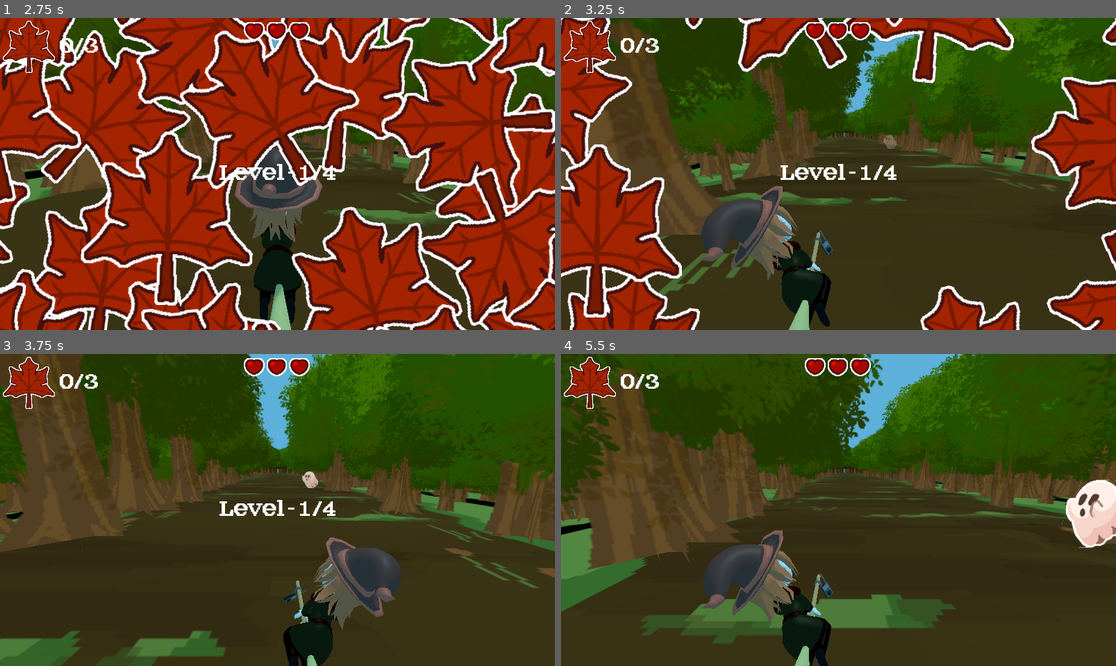
Above: before the commit, frames 1-4 (two rows, left to right).
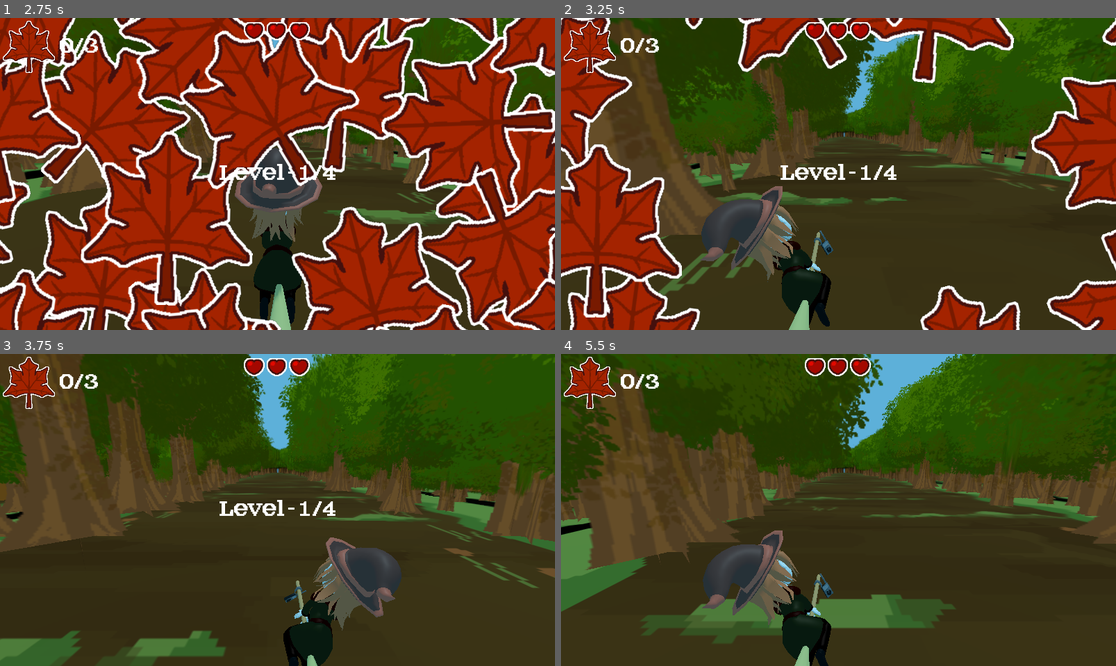
Above: after the commit, the same moments.

Repository: wewewer123/Cozy-Chaos-Fall-2025
Game: Godot game, scene res://scenes/game/GameHolder.tscn
Same seed, same stepped clock (60 frames per second), same inputs: the game is played once before the commit and once after it.
Inputs (mouse positions are in pixels of both pictures, inside the frame that each line leads up to):
- Up to frame 1 (2.75 s): tap Enter at 0.5 s; move the mouse to (399, 158) at 0.52 s; hold D (right) 0.53-1.25 s; tap T at 0.6 s; click (399, 158) at 0.67 s; click "start" at 1.25 s; click "start" at 2 s
- Up to frame 2 (3.25 s): move the mouse to (727, 189) at 2.77 s; hold A (left) from 2.78 s (still down); tap Y at 2.85 s
- Up to frame 3 (3.75 s): move the mouse to (333, 441) at 3.52 s; release A (left) at 3.53 s; hold D (right) from 3.53 s (still down); tap Tab at 3.6 s
- Up to frame 4 (5.5 s): move the mouse to (810, 572) at 4.27 s; tap T at 4.35 s; click (810, 572) at 4.42 s; move the mouse to (1005, 556) at 5.02 s; release D (right) at 5.03 s; hold A (left) from 5.03 s (still down); tap Y at 5.1 s

Frame 1 is identical in both runs. In frame 2, less than 0.1% of the frame differs, in the area x 58-61%, y 37-42%; in frame 3, 0.1%; in frame 4, 1.5%, in the area x 90-100%, y 40-63%.

Commit message:
Adding Leaf Tutorial And Ground Work For Rest

Diff:
--- a/scenes/game/GameManager.tscn
+++ b/scenes/game/GameManager.tscn
@@ -13,6 +13,7 @@
 [ext_resource type="PackedScene" uid="uid://dry5v5b61sduq" path="res://scenes/world/Levels/Level4.tscn" id="10_qowum"]
 [ext_resource type="PackedScene" uid="uid://bs1cs7i43kjyp" path="res://scenes/ui/transition_leaf.tscn" id="11_0rt5h"]
 [ext_resource type="PackedScene" uid="uid://yl18bhn288tf" path="res://scenes/ui/win_scene.tscn" id="12_o1ahd"]
+[ext_resource type="PackedScene" uid="uid://cjqqr86ajhh1y" path="res://tutorial.tscn" id="13_mydsw"]
 [ext_resource type="PackedScene" uid="uid://cikhnrmajljah" path="res://scenes/world/BackgroundMusic.tscn" id="14_gvcca"]
 
 [node name="GameManager" type="Node" node_paths=PackedStringArray("transition", "radio_audio_source")]
@@ -30,6 +31,7 @@
 levelScene3 = ExtResource("9_qxkjd")
 levelScene4 = ExtResource("10_qowum")
 winScene = ExtResource("12_o1ahd")
+tutorial = ExtResource("13_mydsw")
 
 [node name="CanvasLayer" parent="." instance=ExtResource("11_0rt5h")]
 
--- a/scenes/player/player.tscn
+++ b/scenes/player/player.tscn
@@ -1,10 +1,9 @@
-[gd_scene load_steps=7 format=3 uid="uid://jkp5gvu52u1o"]
+[gd_scene load_steps=6 format=3 uid="uid://jkp5gvu52u1o"]
 
 [ext_resource type="Script" uid="uid://ccvgk5a0aacet" path="res://scripts/player/player.gd" id="1_3vyb7"]
 [ext_resource type="PackedScene" uid="uid://bgkpidnm3mt6j" path="res://scenes/player/witch.tscn" id="2_g2els"]
 [ext_resource type="Script" uid="uid://bpi4tgmt1d56b" path="res://scripts/player/proceduralAnimation.gd" id="3_qhqgy"]
 [ext_resource type="PackedScene" uid="uid://f8842u8jr5o6" path="res://scenes/player/witch_audio_manager.tscn" id="4_dqkch"]
-[ext_resource type="PackedScene" uid="uid://d31bx1rfffxnc" path="res://scenes/player/witch_voice_line_manager.tscn" id="6_tuyoq"]
 
 [sub_resource type="CapsuleShape3D" id="CapsuleShape3D_sh265"]
 
@@ -28,5 +27,3 @@
 
 [node name="Camera3D" type="Camera3D" parent="."]
 transform = Transform3D(1, 0, 0, 0, 0.9800666, 0.19866937, 0, -0.19866937, 0.9800666, 0, 0.7070003, 1.3999999)
-
-[node name="WitchVoiceLineManager" parent="." instance=ExtResource("6_tuyoq")]
--- a/scripts/game/game_manager.gd
+++ b/scripts/game/game_manager.gd
@@ -23,6 +23,9 @@
 @export var levelScene4:PackedScene
 @export var winScene:PackedScene
 
+@export var tutorial:PackedScene
+
+
 # scene related code
 var active_scene = null
 var _scene_container:Node = null
@@ -35,7 +38,6 @@
 func _playStream(nextStream: AudioStream) -> void:
 	if(Globals.debug_skip_radio):
 		await get_tree().process_frame
-		curr_lane_spawner.start_spawning()
 		return
 
 	radio_audio_source.stream = nextStream
@@ -77,37 +79,42 @@
 		game_states.LEVEL1:
 			_set_level()
 			_playStream(radioLevel1)
-			await wait_until_radio_finished()
+			await wait_audio_source_finished(radio_audio_source)
+			await get_tree().process_frame
 			await play_tutorial()
 			curr_lane_spawner.start_spawning()
 		game_states.LEVEL2:
 			_set_level2()
 			_playStream(radioLevel2)
-			await wait_until_radio_finished()
+			await wait_audio_source_finished(radio_audio_source)
 			curr_lane_spawner.start_spawning()
 		game_states.LEVEL3:
 			_set_level3()
 			_playStream(radioLevel3)
-			await wait_until_radio_finished()
+			await wait_audio_source_finished(radio_audio_source)
 			curr_lane_spawner.start_spawning()
 		game_states.LEVEL4:
 			_set_level4()
 			_playStream(radioLevel4)
-			await wait_until_radio_finished()
+			await wait_audio_source_finished(radio_audio_source)
 			curr_lane_spawner.start_spawning()
 		game_states.WIN:
 			_set_win()
 			_playStream(radioEnd)
-			await wait_until_radio_finished()
-			curr_lane_spawner.start_spawning()
+			await wait_audio_source_finished(radio_audio_source)
 
-func wait_until_radio_finished() -> void:
-	while radio_audio_source.playing:
+func play_tutorial():
+	var tutorialObject = tutorial.instantiate()
+	add_child(tutorialObject)
+	await tutorialObject.start_and_wait(radio_audio_source,curr_lane_spawner,player)
+
+func wait_audio_source_finished(audio_source:AudioStreamPlayer2D) -> void:
+	while audio_source.playing:
 		await get_tree().process_frame
 
-func play_tutorial() -> void:
-	pass
-
+func _play_voiceline(audio_stream:AudioStream) -> void:
+	radio_audio_source.stream = audio_stream
+	radio_audio_source.play()
 
 func _set_menu() -> void:
 	var res:PackedScene = mainMenuScene
--- a/scripts/game/globals.gd
+++ b/scripts/game/globals.gd
@@ -14,7 +14,7 @@
 
 var object_spawn_distance:float = 60
 
-var debug_skip_radio = false
+var debug_skip_radio = true
 
 # Current spawning timer speeds
 #     Lv1: 1.0
--- /dev/null
+++ b/tutorial.gd
@@ -0,0 +1,58 @@
+extends Node
+class_name Tutorial
+
+@export var tutorial_audio:TutorialAudioContainer
+
+var _spawner:Spawner
+var _audio_player:AudioStreamPlayer2D
+var _player:PlayerObject
+
+func start_and_wait(audio_player:AudioStreamPlayer2D, spawner:Spawner, player:PlayerObject) -> void:
+	_audio_player = audio_player
+	_spawner = spawner
+	_player = player
+
+	await play_tutorial()
+
+func _play_voiceline(audio_stream:AudioStream) -> void:
+	_audio_player.stream = audio_stream
+	_audio_player.play()
+
+func wait_audio_source_finished(audio_source:AudioStreamPlayer2D) -> void:
+	while audio_source.playing:
+		await get_tree().process_frame
+
+func _wait_for_witch_voice_line():
+	await wait_audio_source_finished(_audio_player)
+
+func play_tutorial() -> void:
+	_play_voiceline(tutorial_audio.Lvl1_Witch_01) #where are you
+	await _wait_for_witch_voice_line()
+
+	await _wait_for_leaf_tutorial()
+	#await get_tree().create_timer(3).timeout
+	#await _wait_for_witch_voice_line()
+	#await get_tree().create_timer(5).timeout
+	#_play_voiceline(tutorial_audio.Lvl1_Witch_04)
+	#await _wait_for_witch_voice_line()
+	#_play_voiceline(tutorial_audio.Lvl1_Witch_06)
+	#await _wait_for_witch_voice_line()
+	#_play_voiceline(tutorial_audio.Lvl1_Witch_07)
+	#await _wait_for_witch_voice_line()
+	#_play_voiceline(tutorial_audio.Lvl1_Witch_08)
+	#await _wait_for_witch_voice_line()
+	#_play_voiceline(tutorial_audio.Lvl1_Witch_09)
+	#await _wait_for_witch_voice_line()
+	#_play_voiceline(tutorial_audio.Lvl1_Witch_10)
+	#await _wait_for_witch_voice_line()
+
+func _wait_for_leaf_tutorial():
+	await get_tree().create_timer(1).timeout
+	_play_voiceline(tutorial_audio.Lvl1_Witch_02) #what is this
+	await _wait_for_witch_voice_line()
+	_play_voiceline(tutorial_audio.Lvl1_Witch_03)
+	await get_tree().create_timer(3).timeout
+
+	while _player.leaf < 1:
+		_spawner.spawn_leaf()
+		await get_tree().create_timer(4).timeout
--- /dev/null
+++ b/tutorial.tscn
@@ -0,0 +1,8 @@
+[gd_scene load_steps=3 format=3 uid="uid://cjqqr86ajhh1y"]
+
+[ext_resource type="Script" uid="uid://bb8dm3q1cd3ic" path="res://tutorial.gd" id="1_7n6eb"]
+[ext_resource type="Resource" uid="uid://b66ua3ss6oli1" path="res://tutorial_voice_lines.tres" id="2_yb1ct"]
+
+[node name="Tutorial" type="Node"]
+script = ExtResource("1_7n6eb")
+tutorial_audio = ExtResource("2_yb1ct")
--- /dev/null
+++ b/tutorial_voice_lines.gd
@@ -0,0 +1,12 @@
+extends Resource
+class_name TutorialAudioContainer
+
+@export var Lvl1_Witch_01:AudioStream
+@export var Lvl1_Witch_02:AudioStream
+@export var Lvl1_Witch_03:AudioStream
+@export var Lvl1_Witch_04:AudioStream
+@export var Lvl1_Witch_06:AudioStream
+@export var Lvl1_Witch_07:AudioStream
+@export var Lvl1_Witch_08:AudioStream
+@export var Lvl1_Witch_09:AudioStream
+@export var Lvl1_Witch_10:AudioStream
--- /dev/null
+++ b/tutorial_voice_lines.tres
@@ -0,0 +1,24 @@
+[gd_resource type="Resource" load_steps=11 format=3 uid="uid://b66ua3ss6oli1"]
+
+[ext_resource type="AudioStream" uid="uid://2jmq70tauwo" path="res://assets/audio/Voicelines/witch/Lvl1-Witch-01.wav" id="1_y7for"]
+[ext_resource type="AudioStream" uid="uid://b63ugs78pg74j" path="res://assets/audio/Voicelines/witch/Lvl1-Witch-02.wav" id="2_tfjxb"]
+[ext_resource type="AudioStream" uid="uid://d18x25hb056t1" path="res://assets/audio/Voicelines/witch/Lvl1-Witch-03.wav" id="3_s76sh"]
+[ext_resource type="AudioStream" uid="uid://c1envlwfcc0y5" path="res://assets/audio/Voicelines/witch/Lvl1-Witch-04.wav" id="4_0on4g"]
+[ext_resource type="AudioStream" uid="uid://bo7op0a2cmc6h" path="res://assets/audio/Voicelines/witch/Lvl1-Witch-06.wav" id="5_plmp3"]
+[ext_resource type="AudioStream" uid="uid://e8rtofcoi32s" path="res://assets/audio/Voicelines/witch/Lvl1-Witch-07.wav" id="6_eccto"]
+[ext_resource type="AudioStream" uid="uid://nio7kt8fohjn" path="res://assets/audio/Voicelines/witch/Lvl1-Witch-08.wav" id="7_g7qwu"]
+[ext_resource type="AudioStream" uid="uid://bd0icgdo7yqve" path="res://assets/audio/Voicelines/witch/Lvl1-Witch-09.wav" id="8_3uuql"]
+[ext_resource type="AudioStream" uid="uid://dyx4wmuwbmff0" path="res://assets/audio/Voicelines/witch/Lvl1-Witch-10.wav" id="9_q1e1b"]
+[ext_resource type="Script" uid="uid://brmfacvu2v0oe" path="res://tutorial_voice_lines.gd" id="10_rr4ot"]
+
+[resource]
+script = ExtResource("10_rr4ot")
+Lvl1_Witch_01 = ExtResource("1_y7for")
+Lvl1_Witch_02 = ExtResource("2_tfjxb")
+Lvl1_Witch_03 = ExtResource("3_s76sh")
+Lvl1_Witch_04 = ExtResource("4_0on4g")
+Lvl1_Witch_06 = ExtResource("5_plmp3")
+Lvl1_Witch_07 = ExtResource("6_eccto")
+Lvl1_Witch_08 = ExtResource("7_g7qwu")
+Lvl1_Witch_09 = ExtResource("8_3uuql")
+Lvl1_Witch_10 = ExtResource("9_q1e1b")
Not shown: 1 places in scenes/game/GameManager.tscn that only renumber resources
Not shown, added: tutorial.gd.uid
Not shown, added: tutorial_voice_lines.gd.uid
